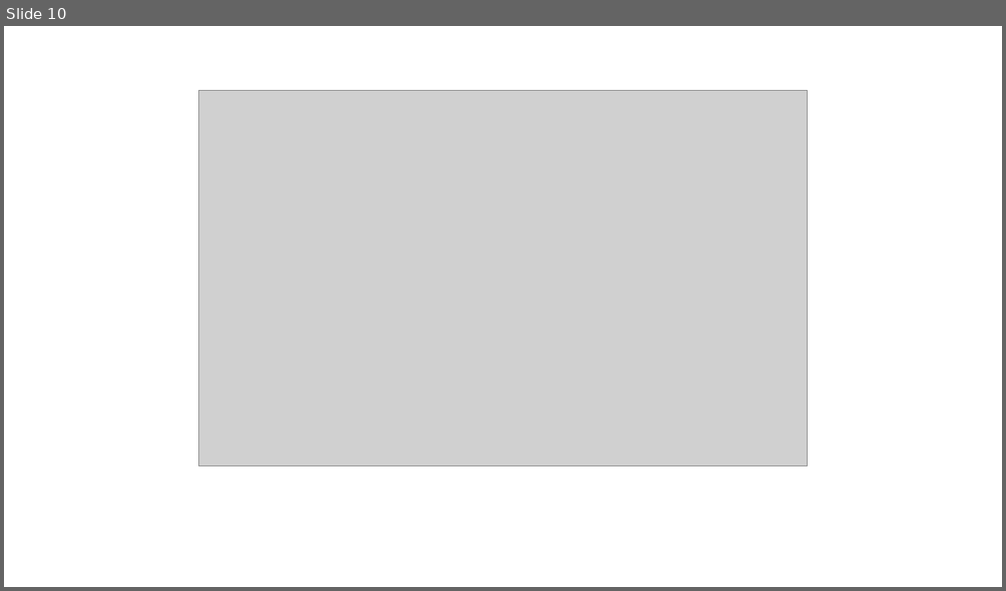
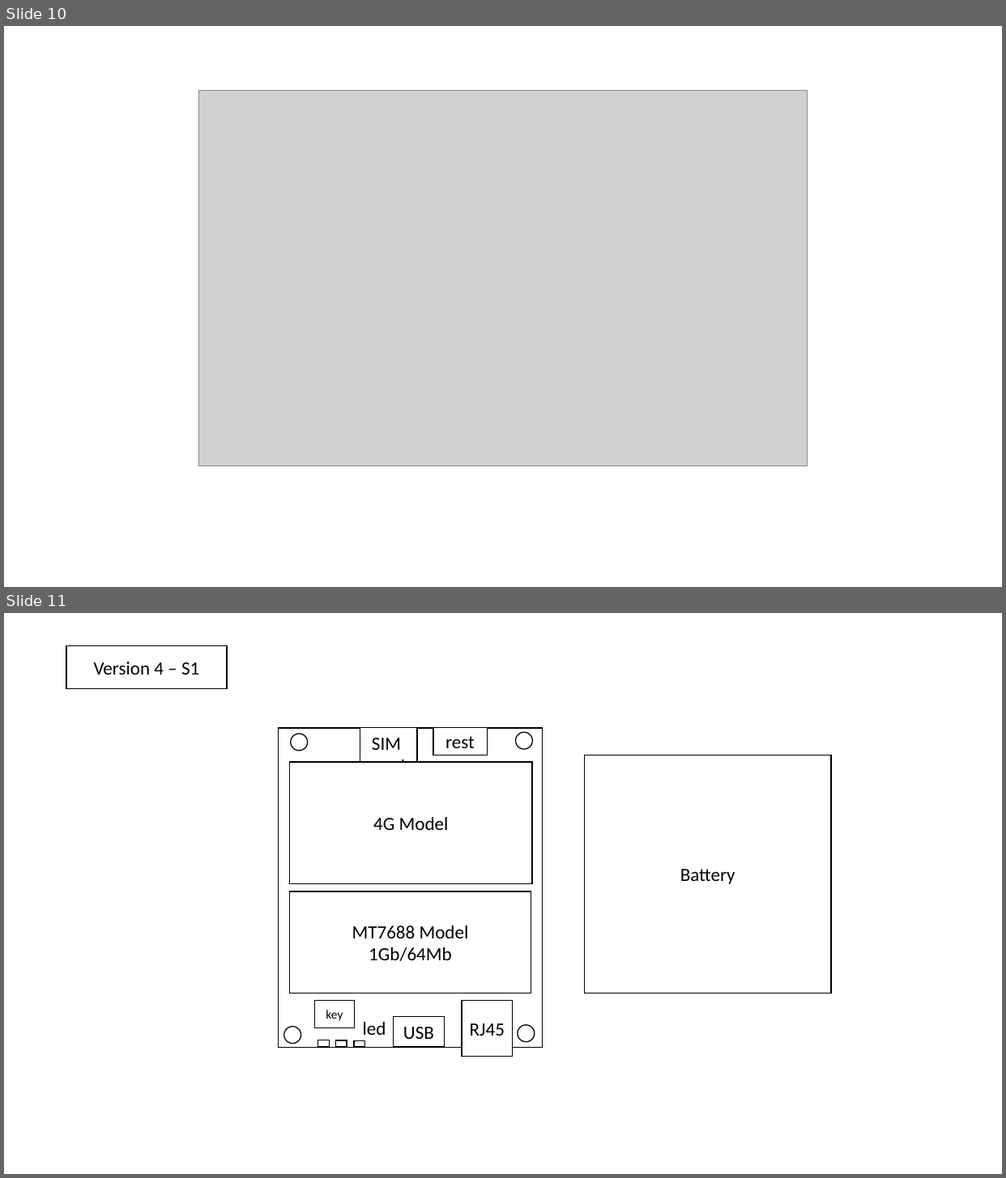
Before and after one commit to GavinGY/MoveWiFi_v2, a slide deck: graphic.pptx. Shown one above the other, each under a label of ours: slide 10 before the commit, slides 10 and 11 after it. The pictures are 1006x591 and 1006x1178 pixels, drawn with LibreOffice and Linux fonts; fonts in the diff are those of the drawing; grey boxes stand for pictures. Boxes give left, top, right and bottom in pixels: in the first picture for what was removed or moved away, otherwise in the second. Text is boxed around its words. In the diff, an @@ line names an element or a change of style, - is before the commit and + after.

Commit message:
update pptx

```diff
--- a/graphic.pptx
+++ b/graphic.pptx
@@ slide 11 added at [4,613,1002,1174], background #FFFFFF @@
@@ rectangle added at [66,646,226,688], fill #FFFFFF, outline #000000 1 pt, 18 pt, text #000000 @@
+Version 4 – S1
@@ rectangle added at [279,728,543,1048], fill #FFFFFF, outline #000000 1 pt @@
@@ ellipse added at [291,734,308,751], fill #FFFFFF, outline #000000 1 pt @@
@@ rectangle added at [360,727,417,781], fill #FFFFFF, outline #000000 1 pt, 18 pt, text #000000 @@
+SIM
+card
@@ rectangle added at [434,727,488,756], fill #FFFFFF, outline #000000 1 pt, 18 pt, text #000000 @@
+rest
@@ ellipse added at [515,732,533,749], fill #FFFFFF, outline #000000 1 pt @@
@@ rectangle added at [584,756,830,994], fill #FFFFFF, outline #000000 1 pt, 18 pt, text #000000 @@
+Battery
@@ rectangle added at [290,762,533,884], fill #FFFFFF, outline #000000 1 pt, 18 pt, text #000000 @@
+4G Model
@@ rectangle added at [290,892,531,994], fill #FFFFFF, outline #000000 1 pt, 18 pt, text #000000 @@
+MT7688 Model
+1Gb/64Mb
@@ rectangle added at [315,1001,355,1029], fill #FFFFFF, outline #000000 1 pt, 12 pt, text #000000 @@
+key
@@ rectangle added at [462,1001,513,1057], fill #FFFFFF, outline #000000 1 pt, 18 pt, text #000000 @@
+RJ45
@@ text added at [363,1022,386,1035], 18 pt, text #000000 @@
+led
@@ rectangle added at [394,1016,444,1046], fill #FFFFFF, outline #000000 1 pt, 18 pt, text #000000 @@
+USB
@@ ellipse added at [518,1025,535,1043], fill #FFFFFF, outline #000000 1 pt @@
@@ ellipse added at [284,1027,301,1044], fill #FFFFFF, outline #000000 1 pt @@
@@ rectangle added at [318,1041,330,1046], fill #FFFFFF, outline #000000 1 pt @@
@@ rectangle added at [335,1041,347,1047], fill #FFFFFF, outline #000000 1 pt @@
@@ rectangle added at [355,1041,365,1047], fill #FFFFFF, outline #000000 1 pt @@
```
Also in this commit, not shown: 1 other slide added, 1 other file.
